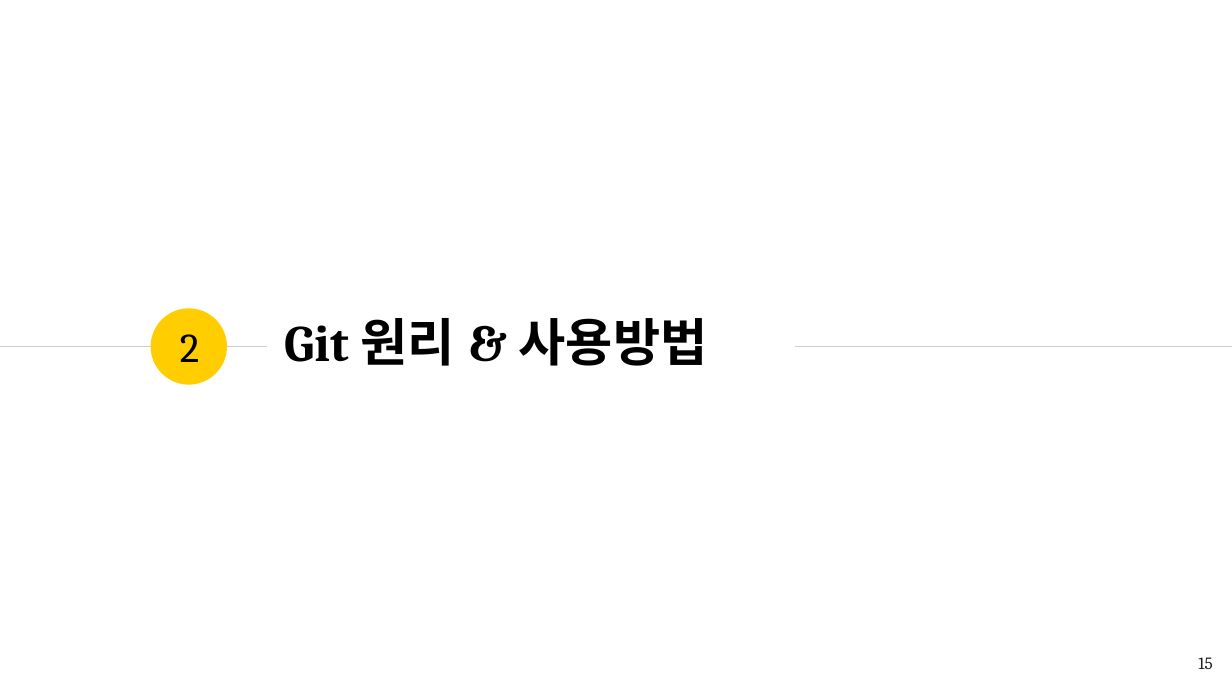
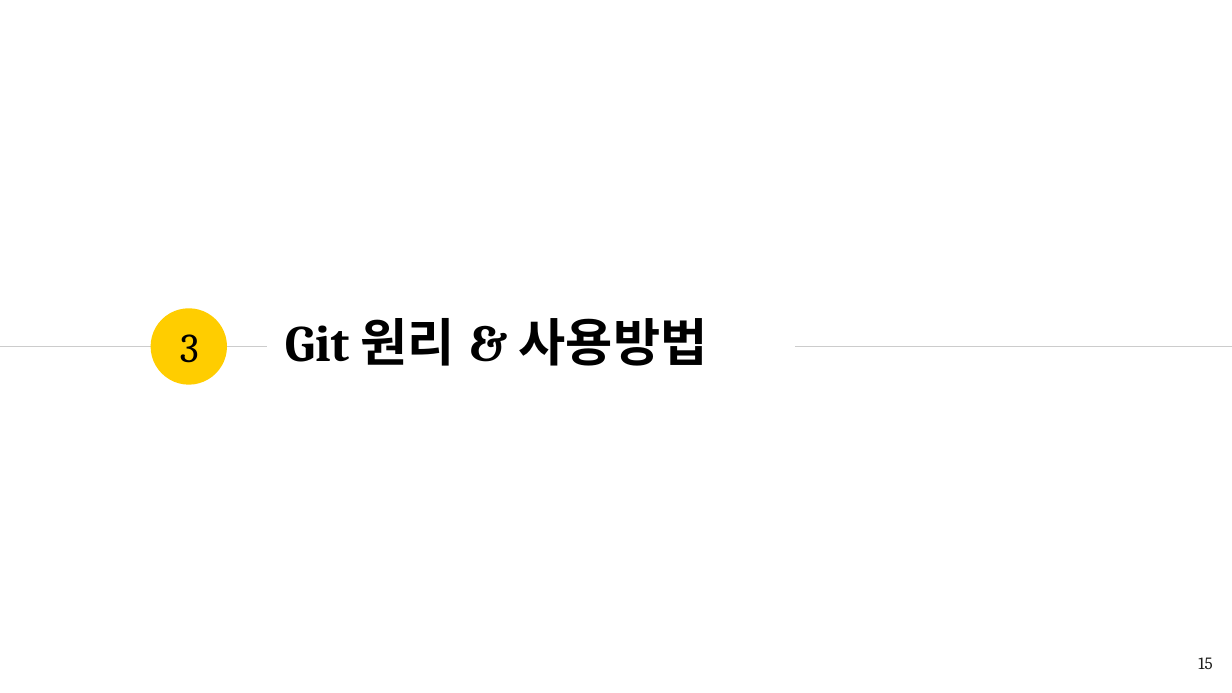
Before and after one commit to romiii37/CampusSeven, a slide deck: slide 15 of Git.pptx. Drawn at 1232x693 pixels with LibreOffice and Linux fonts; fonts in the diff are those of the drawing. Boxes give left, top, right and bottom in pixels: in the first picture for what was removed or moved away, otherwise in the second. Text is boxed around its words. In the diff, an @@ line names an element or a change of style, - is before the commit and + after.

```diff
--- a/Git.pptx
+++ b/Git.pptx
@@ text at (180, 334, 199, 363): text changed @@
-2
+3
```
Also in this commit, not shown: 6 other slides changed, 10 slides added, 35 slides removed.
